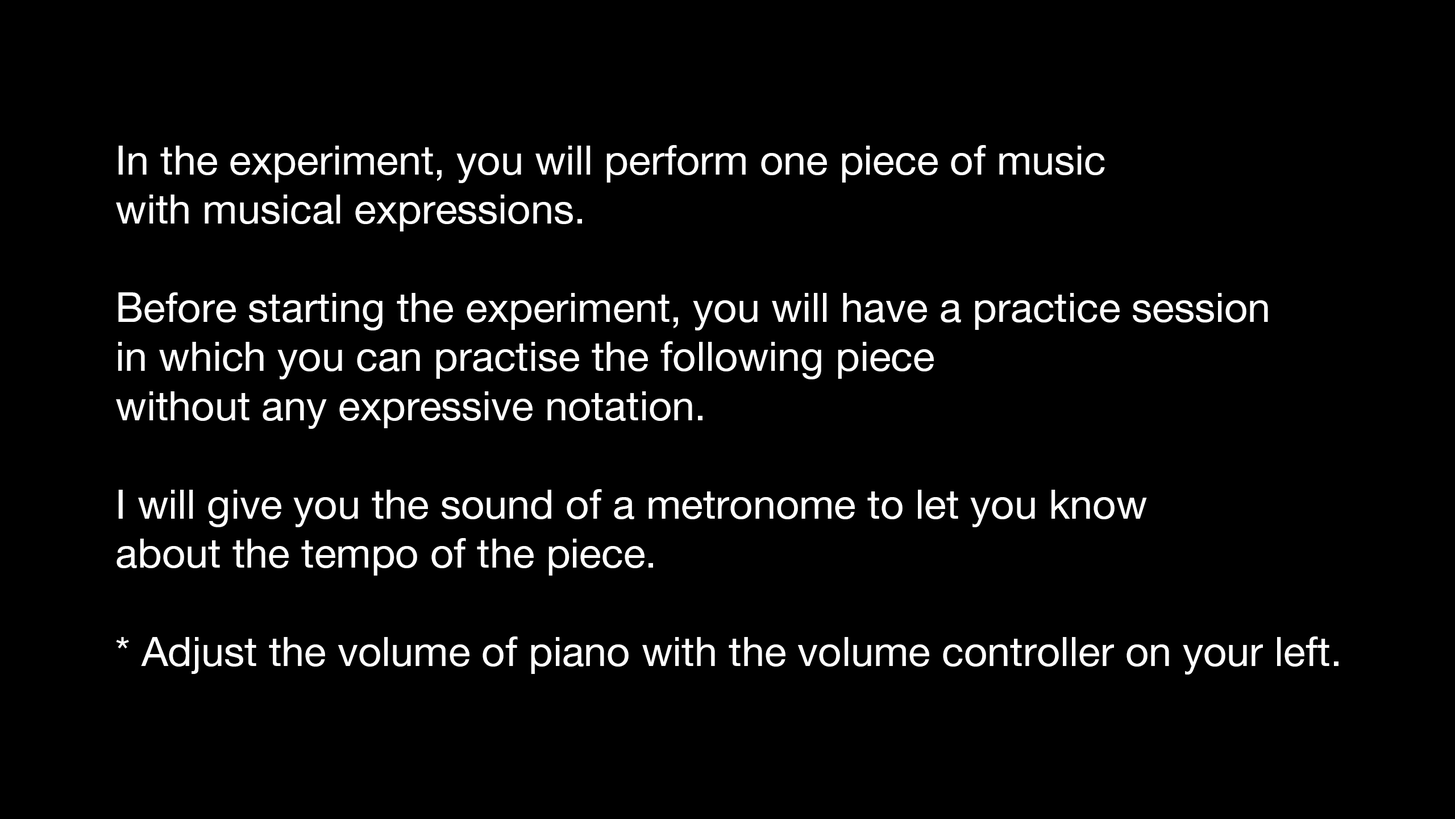
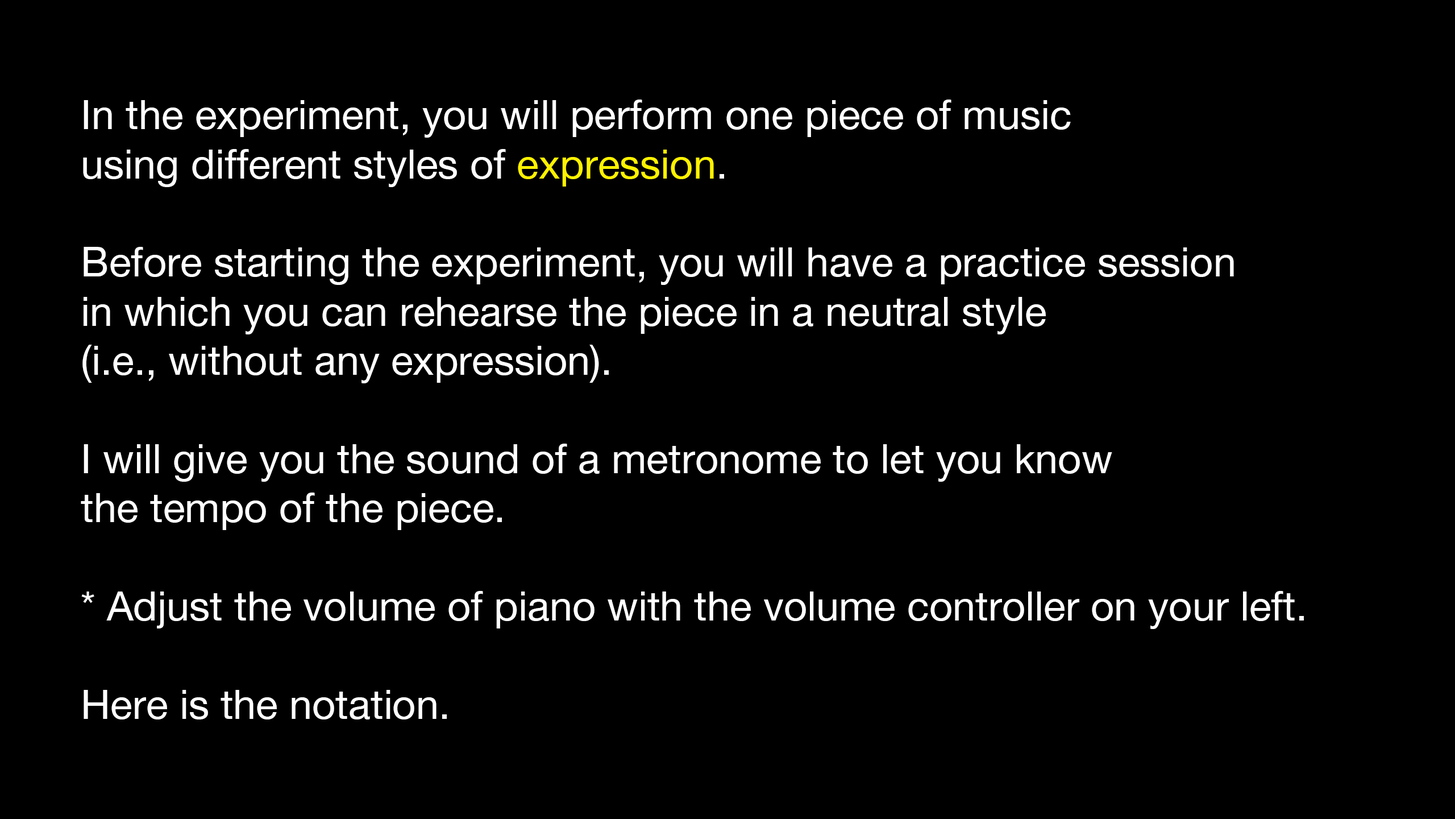
The second 1455×819 image is a revision of the first. Changes to its layers:
renamed "In the experiment, you will perform one piece of music with mus" to "In the experiment, you will perform one piece of music using di", painted on it over 80, 99, 1339, 720
